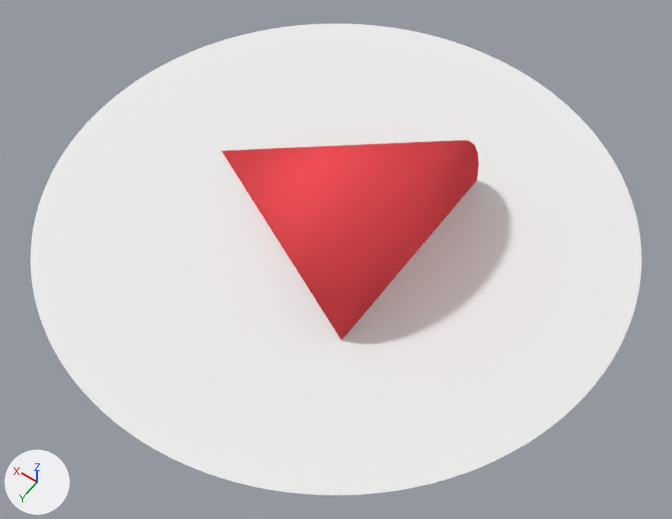
What one commit did to the Blender file blend/play.blend.
Rendered twice from a camera (50 mm lens) standing at (-1.179, 1.651, 2.343) and looking at (-0.071, 0.099, -0.095). The axes (+X, +Y, +Z) are drawn at lower left. The lights are the same throughout.
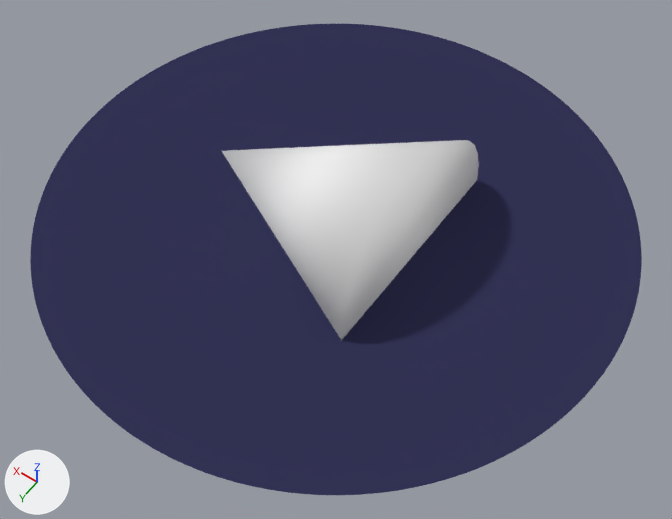
The edits, one by one:
Material 'Material.001' (mat_material_001) changes colour from red #ef5056 to white #efefef; in linear values from (0.863, 0.0793, 0.0922) to (0.863, 0.863, 0.863).
Material 'Material.002' (mat_material_002) changes colour from white #efefef to dark blue #333355; in linear values from (0.863, 0.863, 0.863) to (0.0331, 0.0331, 0.0908).

What differs and where, as boxes [x1, y1, x2, y2] in the pictures (672 x 519 px):
'Circle', recoloured (white to blue)
    both: [30, 24, 642, 495]
'Cone', recoloured (red to white)
    both: [222, 140, 479, 340]
